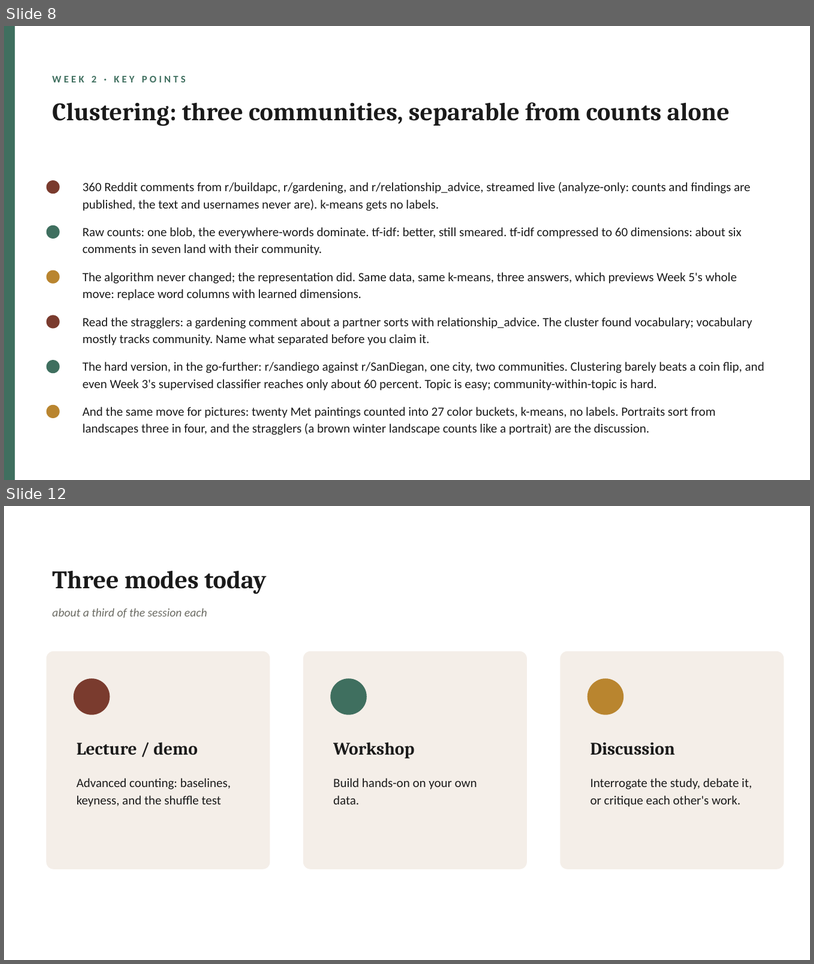
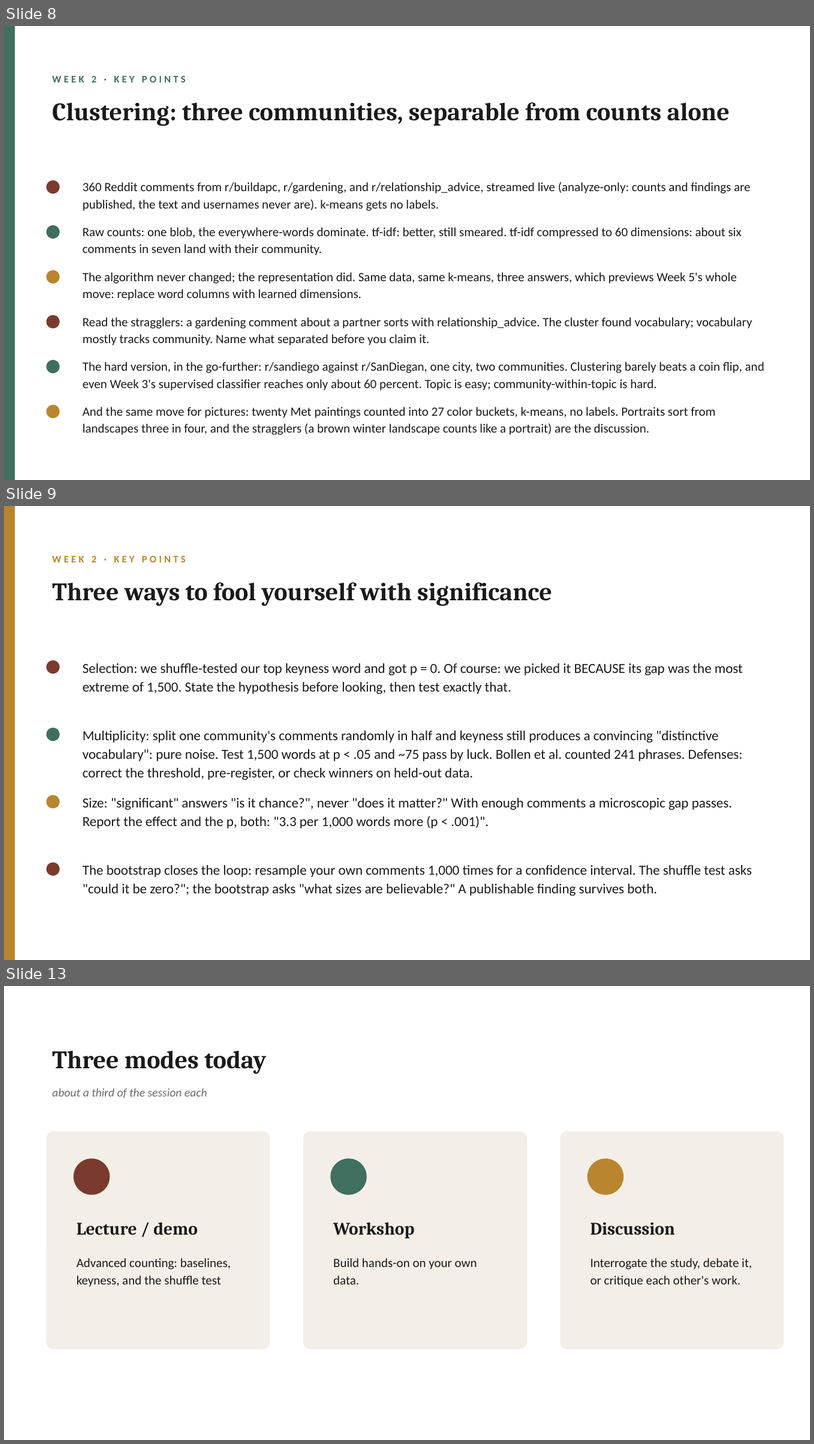
Before and after one commit to lucianli123/culture-as-data-2026, a slide deck: slides/pptx/week-02.pptx. Shown one above the other, each under a label of ours: slides 8 and 12 before the commit, slides 8, 9 and 13 after it; the slides between them are not shown. The pictures are 814x964 and 814x1444 pixels, drawn with LibreOffice and Linux fonts; fonts in the diff are those of the drawing. Boxes give left, top, right and bottom in pixels: in the first picture for what was removed or moved away, otherwise in the second. Text is boxed around its words. In the diff, an @@ line names an element or a change of style, - is before the commit and + after.

Commit message:
Week 2 significance arc: p-values named, pre-registered test, effect size vs significance, multiple-comparisons demo, bootstrap CI; fix audited example flaws

```diff
--- a/slides/pptx/week-02.pptx
+++ b/slides/pptx/week-02.pptx
@@ slide 9 added at box(4, 506, 810, 960), background #FFFFFF @@
@@ rectangle added at box(4, 506, 15, 960), fill #B9852F @@
@@ text added at box(52, 556, 186, 562), 12 pt, text #B9852F, bold @@
+WEEK 2 · KEY POINTS
@@ text added at box(52, 582, 552, 606), 30 pt, text #1A1A1A, bold @@
+Three ways to fool yourself with significance
@@ ellipse added at box(47, 660, 60, 673), fill #7A3B2E @@
@@ text added at box(83, 663, 743, 694), 16.5 pt, text #1A1A1A @@
+Selection: we shuffle-tested our top keyness word and got p = 0. Of course: we picked it BECAUSE its gap was the most extreme of 1,500. State the hypothesis before looking, then test exactly that.
@@ ellipse added at box(47, 727, 60, 741), fill #3F6F5F @@
@@ text added at box(83, 730, 743, 780), 16.5 pt, text #1A1A1A @@
+Multiplicity: split one community's comments randomly in half and keyness still produces a convincing "distinctive vocabulary": pure noise. Test 1,500 words at p < .05 and ~75 pass by luck. Bollen et al. counted 241 phrases. Defenses: correct the threshold, pre-register, or check winners on held-out data.
@@ ellipse added at box(47, 795, 60, 808), fill #B9852F @@
@@ text added at box(83, 798, 732, 828), 16.5 pt, text #1A1A1A @@
+Size: "significant" answers "is it chance?", never "does it matter?" With enough comments a microscopic gap passes. Report the effect and the p, both: "3.3 per 1,000 words more (p < .001)".
@@ ellipse added at box(47, 862, 60, 876), fill #7A3B2E @@
@@ text added at box(83, 865, 752, 895), 16.5 pt, text #1A1A1A @@
+The bootstrap closes the loop: resample your own comments 1,000 times for a confidence interval. The shuffle test asks "could it be zero?"; the bootstrap asks "what sizes are believable?" A publishable finding survives both.
@@ what was slide 12 is now slide 13 @@
```
Also in this commit, not shown: 4 slides changed, 14 other files.
